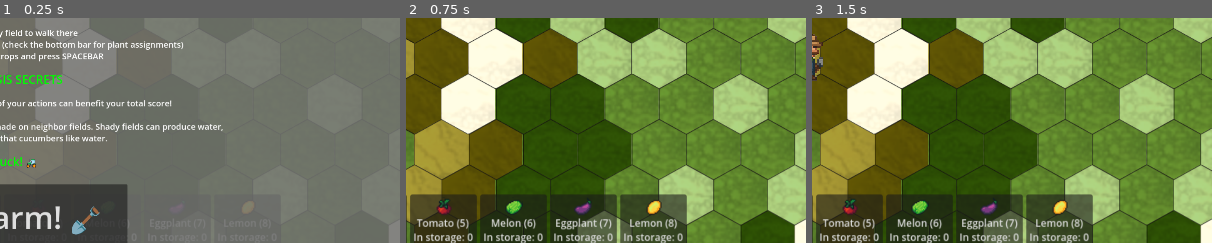
Above: before the commit, frames 1-3 (left to right).
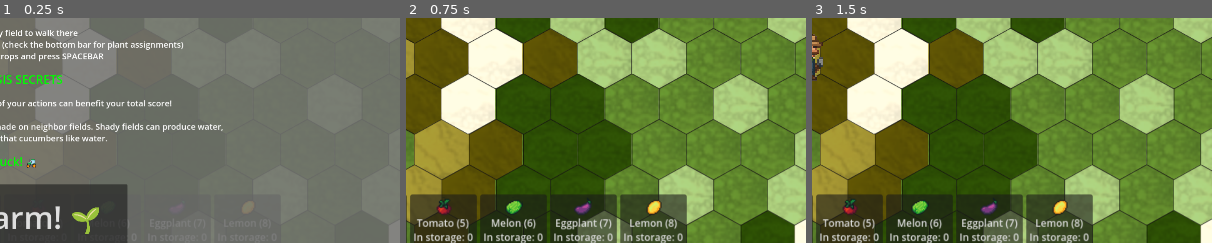
Above: after the commit, the same moments.

Repository: BlueDespero/slavicgamejam2025
Game: Godot game, scene res://main.tscn
The game is run twice, just before and just after one commit, with the same random seed, the same clock (stepped at 60 frames per second) and the same inputs.
Inputs (mouse positions are % of the whole screen's width and height, from its top left):
- Up to frame 1 (0.25 s): no input
- Up to frame 2 (0.75 s): click "Let's farm! 🪏" (after the commit: "Let's farm! 🌱") at 0.5 s
- Up to frame 3 (1.5 s): tap Enter at 1.25 s; move the mouse to (72, 45) at 1.27 s; tap 1 at 1.35 s; click (72, 45) at 1.42 s
The pictures show only the part of the screen within x 50-100%, y 48-98%; the shares and areas given below are measured in that part.

The runs differ from the first frame. In frame 1, 0.5% of the frame differs, in the area x 18-25%, y 83-97%; in frame 2, nothing differs; in frame 3, nothing differs.

Commit message:
Change start button emoji

Diff:
--- a/main.tscn
+++ b/main.tscn
@@ -85,6 +85,6 @@
 grow_horizontal = 2
 grow_vertical = 0
 theme_override_font_sizes/font_size = 75
-text = "Let's farm! 🪏"
+text = "Let's farm! 🌱"
 
 [connection signal="pressed" from="HUD/StartGameButton" to="HUD" method="_on_start_game_button_pressed"]
